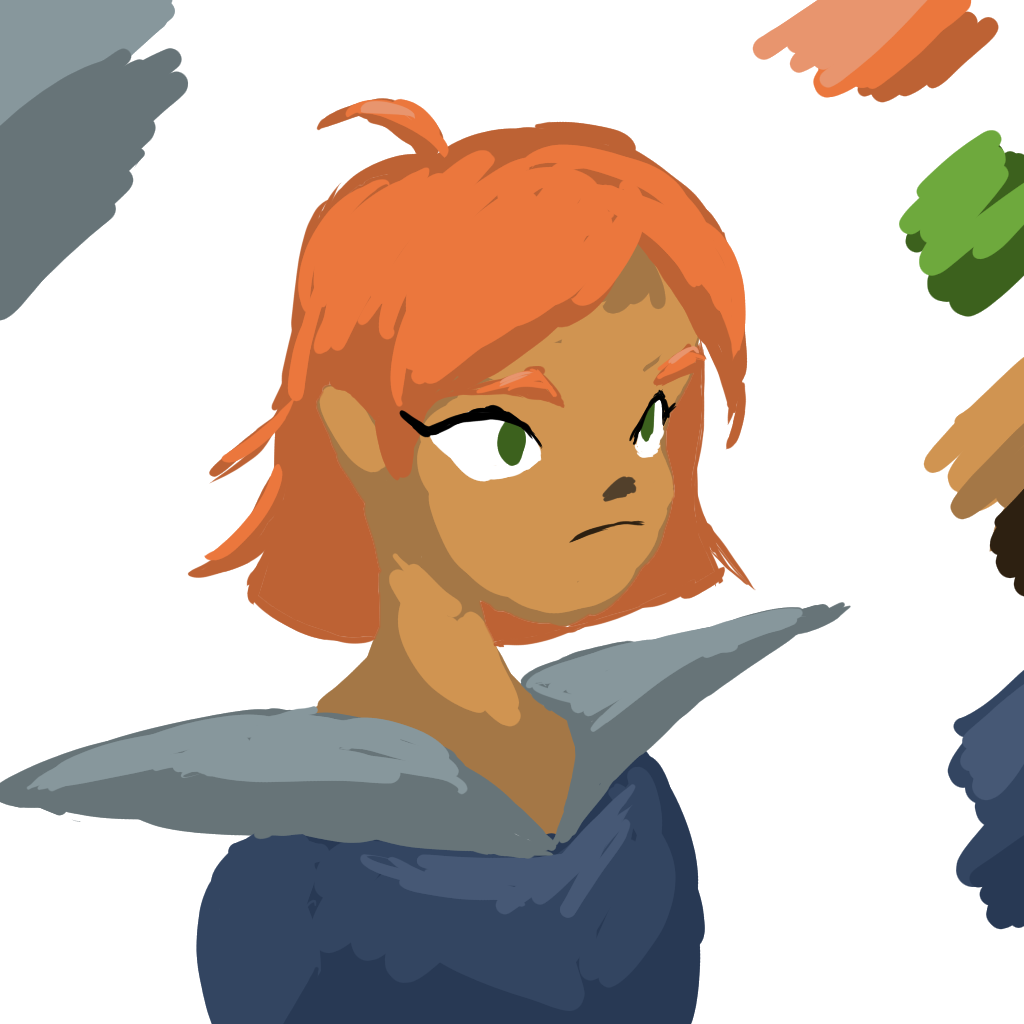
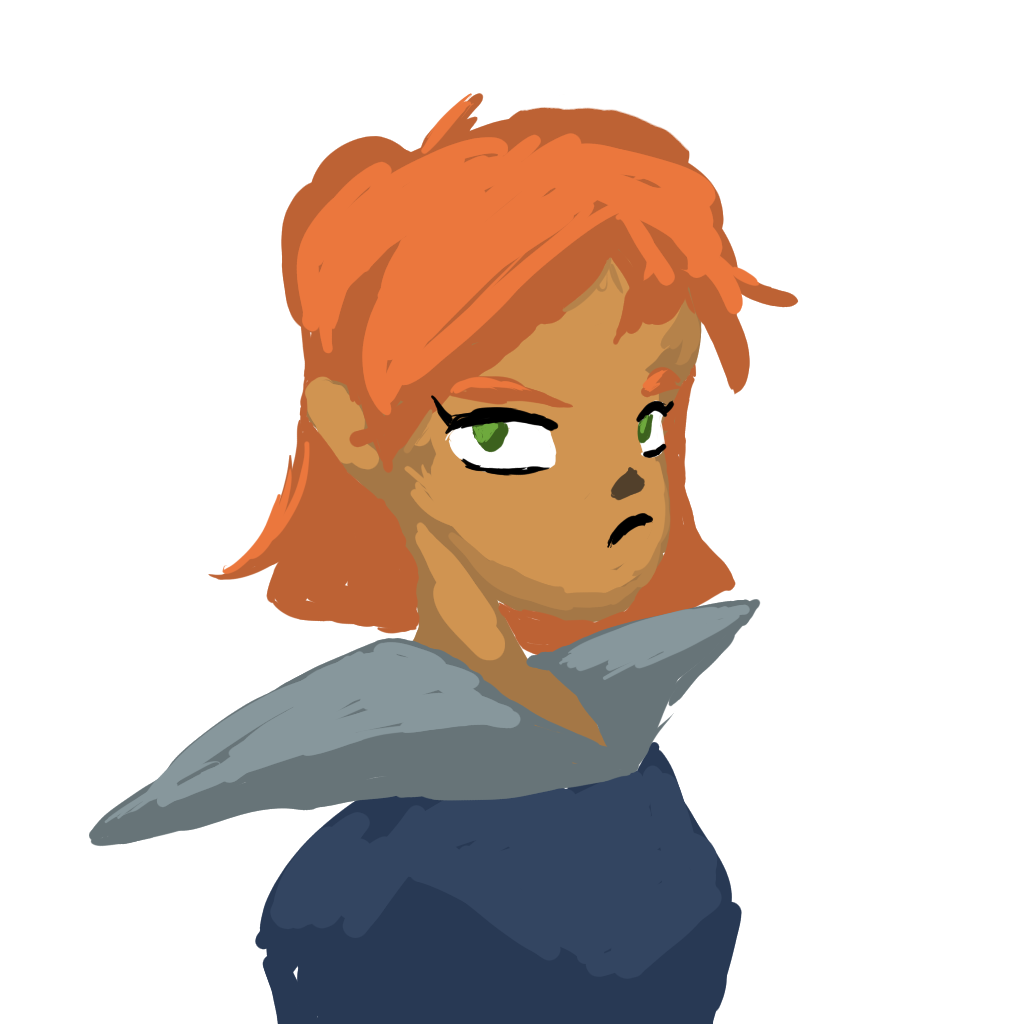
Layers edited between the first and the second w=1024, h=1024 image:
added layer "colours_annoyed" above "sketch_neutral" over [64, 64, 832, 1024]
renamed "colours" to "colours_neutral", hid it, painted on it over [0, 0, 1024, 1024]
